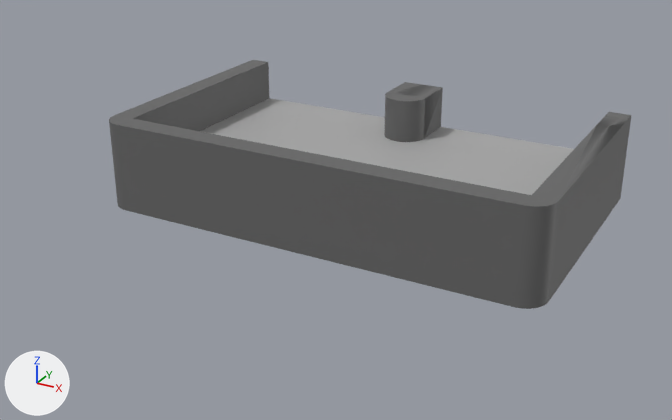
Two versions of the FBX model Assets/Models/BarrierBack.model.fbx, one commit apart.
Camera for both pictures: a camera (50 mm lens) standing at (17.6, -33.9, 16.7) and looking at (-0.4, -1.1, 0.3). The axes (+X, +Y, +Z) are drawn at lower left. The lights are the same throughout. Where no turn or scale is listed for an object, it has been applied to the vertices. Vertices at the same position are counted once.

In view in the first picture: 'BarrierBack.model_0'.
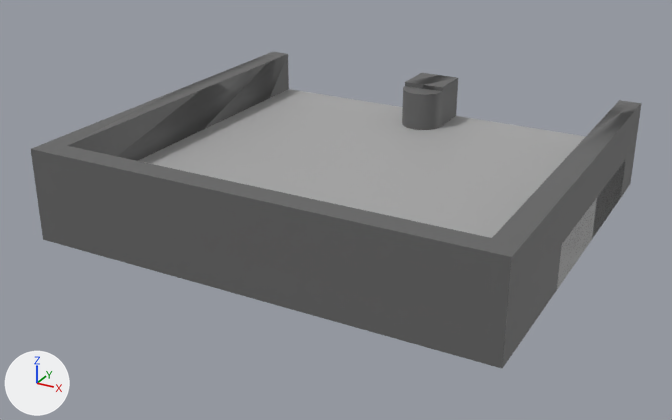
Changed parts and their boxes [x1, y1, x2, y2] in the pictures (672 x 420 px):
```json
{"object": "BarrierBack.model_0", "change": "reshaped, moved", "before": [109, 60, 631, 309], "after": [31, 52, 641, 368], "on screen": "17% wider, 27% taller"}
{"part": 1, "of": "me_mesh", "change": "rebuilt", "before": [233, 60, 631, 309], "after": [239, 152, 596, 368], "on screen": "10% narrower, 13% shorter"}
{"part": 2, "of": "me_mesh", "change": "rebuilt", "before": [109, 68, 406, 253], "after": [31, 52, 641, 296], "on screen": "105% wider, 32% taller"}
```

Edits to the scene script, one JSON object a line:
```json
{"block": "me_mesh", "where": "# used by ob_barrierback_model_0"}
{"op": "remove", "block": "me_mesh", "code": "me_mesh.from_pydata(...)  # 162 vertices, 328 faces; spans x -10.0..10.0, y -5.0..7.0, z 0.0..4.0"}
{"op": "add", "block": "me_mesh", "code": "me_mesh.from_pydata(...)  # 146 vertices, 309 faces; spans x -15.0..5.0, y -5.0..13.0, z 0.0..4.0"}
{"block": "me_mesh", "change": "me_mesh part 1: the loose piece of 94 vertices spanning x -10.0..10.0, y -5.0..7.0, z 0.0..4.0 is rebuilt with 16 vertices and now spans x -5.0..5.0, y -5.0..5.0, z 0.0..4.0"}
{"block": "me_mesh", "change": "me_mesh part 2: the loose piece of 68 vertices spanning x -10.0..0.0, y -5.0..5.0, z 0.0..4.0 is rebuilt with 130 vertices and now spans x -15.0..5.0, y -5.0..13.0, z 0.0..4.0"}
{"op": "set", "path": "ob_barrierback_model_0.location", "old": "(0.0, 0.0, 0.0)", "new": "(5.0, -4.0, 0.0)"}
```
